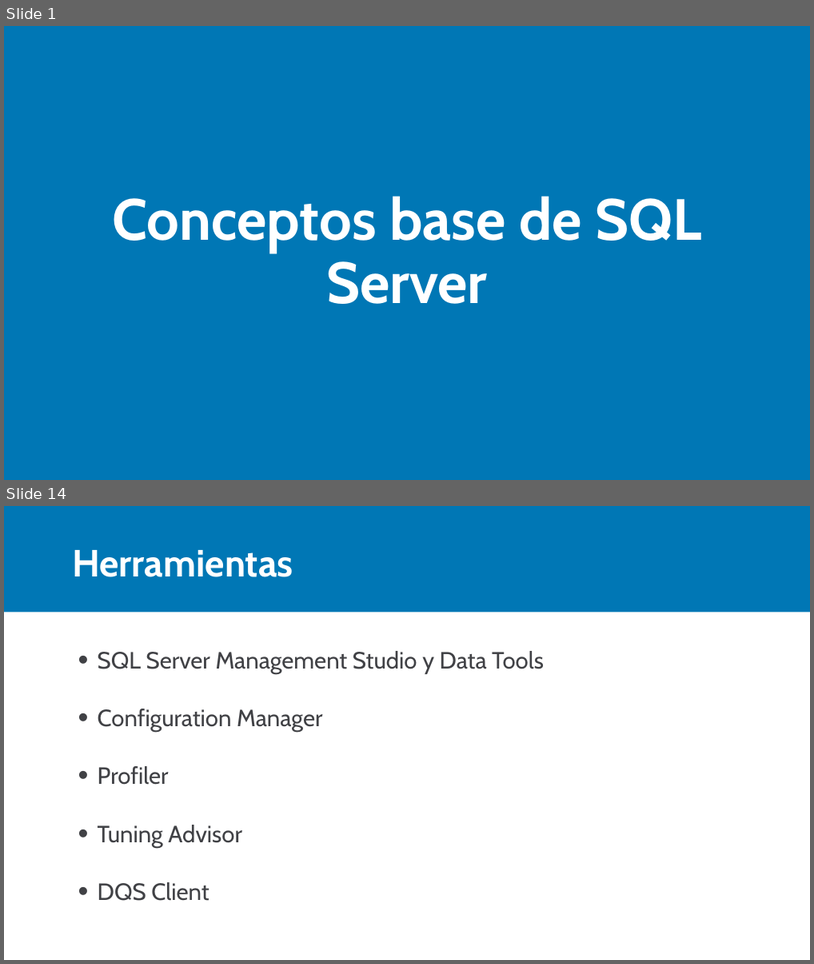
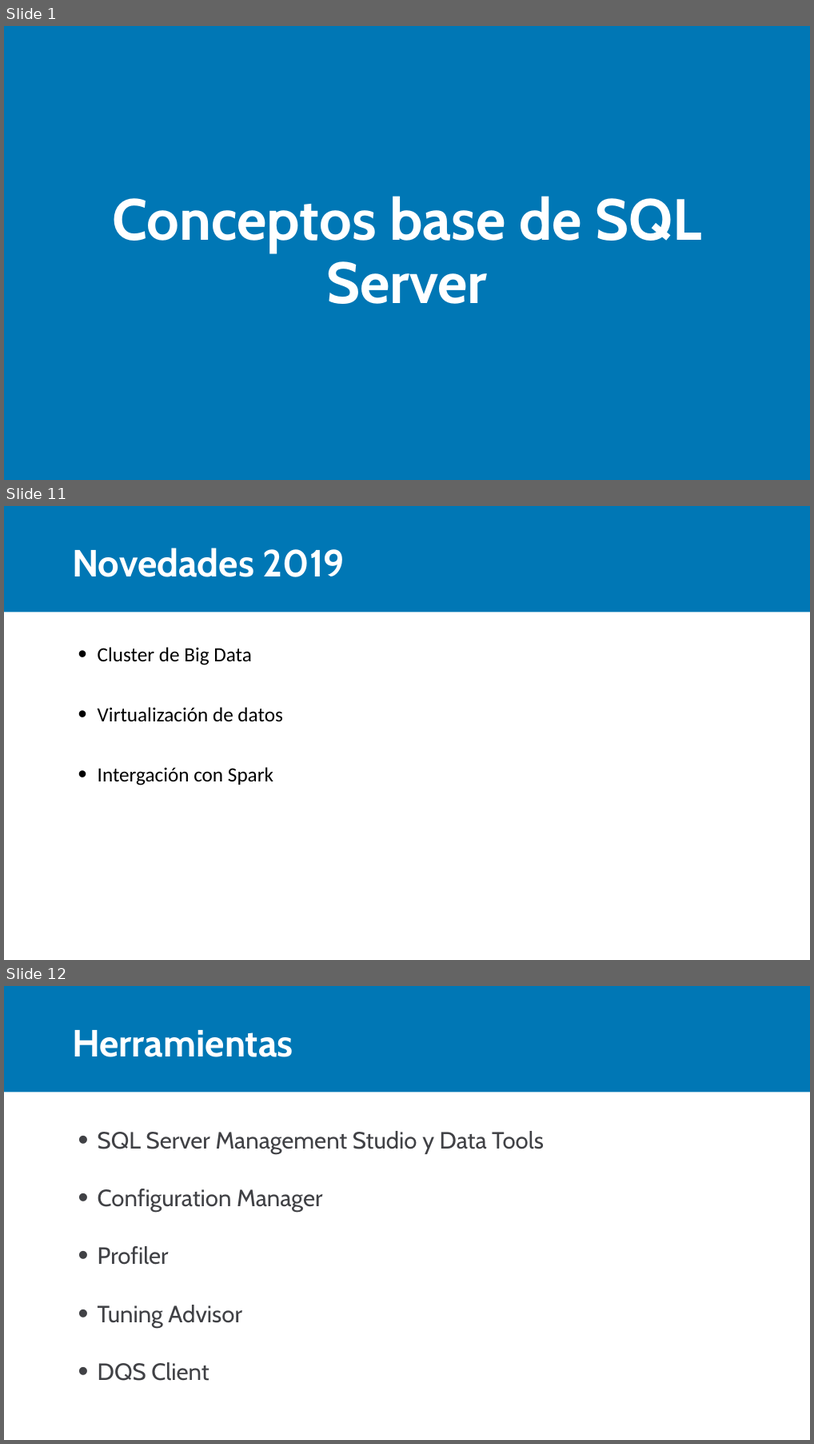
Before and after one commit to Camilo193/SQL, a slide deck: 01_Uso de objetos Nativos/01_Conociendo a SQL Server/Conceptos base.pptx. Shown one above the other, each under a label of ours: slides 1 and 14 before the commit, slides 1, 11 and 12 after it; the slides between them are not shown. The pictures are 814x964 and 814x1444 pixels, drawn with LibreOffice and Linux fonts; fonts in the diff are those of the drawing. Boxes give left, top, right and bottom in pixels: in the first picture for what was removed or moved away, otherwise in the second. Text is boxed around its words. In the diff, an @@ line names an element or a change of style, - is before the commit and + after.

```diff
--- a/01_Uso de objetos Nativos/01_Conociendo a SQL Server/Conceptos base.pptx
+++ b/01_Uso de objetos Nativos/01_Conociendo a SQL Server/Conceptos base.pptx
@@ slide 11 added at [4, 506, 810, 960], background #FFFFFF; not listed: 1 template element that a slide beside it also shows @@
@@ title added at [72, 548, 345, 577], 45 pt, text #FFFFFF, bold @@
+Novedades 2019
@@ text added at [98, 647, 282, 785], 24 pt, text #000000 @@
+  • Cluster de Big Data
+  • Virtualización de datos
+  • Intergación con Spark
@@ what was slide 14 is now slide 12 @@
```
Also in this commit, not shown: 3 slides changed, 6 other slides added, 9 slides removed.
